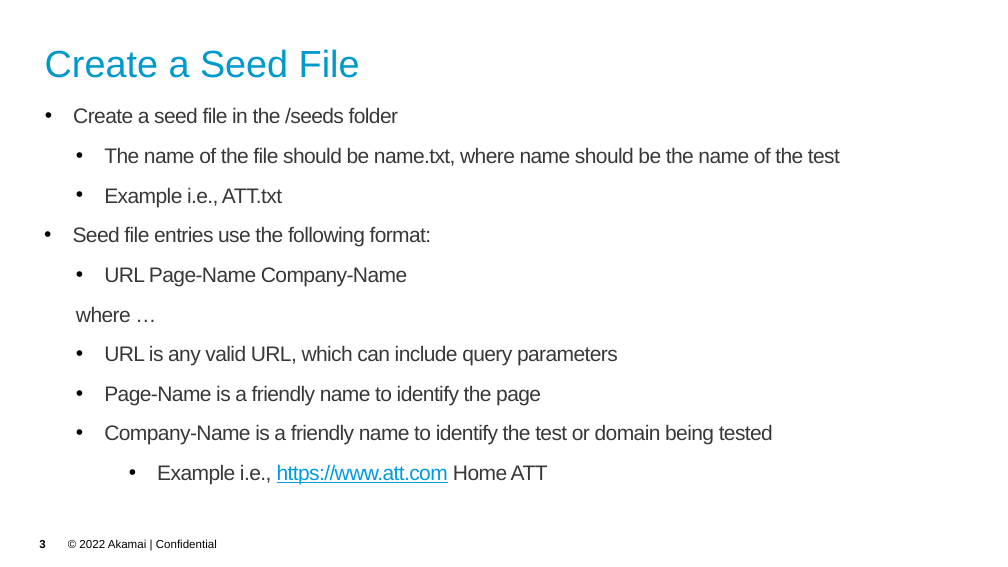
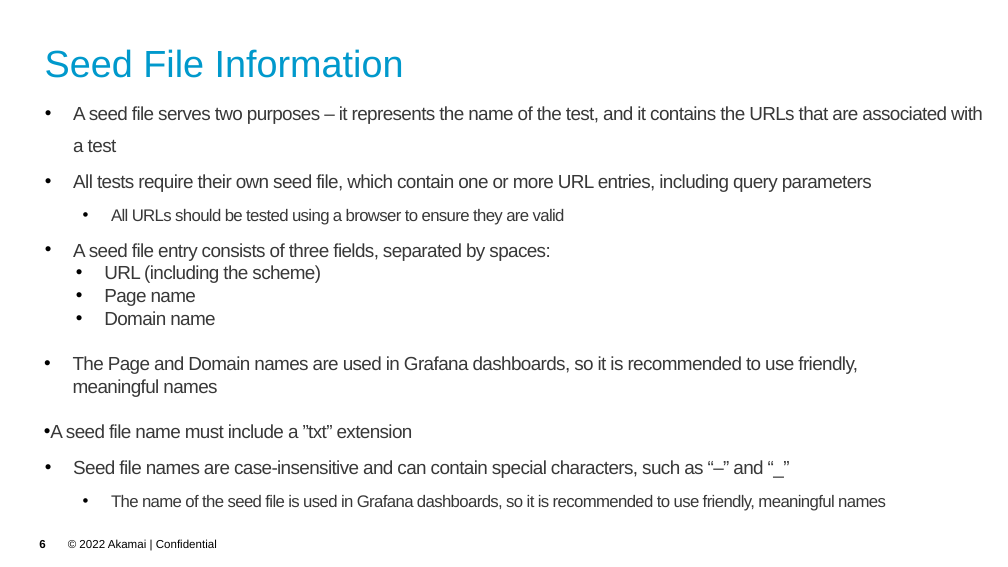
Before and after one commit to akamai-consulting/sitespeed, a slide deck: slide 6 of Info/Guide.pptx (slide 3 before the commit). Drawn at 1008x567 pixels with LibreOffice and Linux fonts; fonts in the diff are those of the drawing; background and template pictures are left out. Boxes give left, top, right and bottom in pixels: in the first picture for what was removed or moved away, otherwise in the second. Text is boxed around its words. In the diff, an @@ line names an element or a change of style, - is before the commit and + after.

```diff
--- a/Info/Guide.pptx
+++ b/Info/Guide.pptx
@@ title at [45, 49, 404, 78]: text changed @@
-Create a Seed File
+Seed File Information
@@ text at [44, 106, 983, 511]: text changed; size 20 to 18 pt @@
-• Create a seed file in the /seeds folder
-• The name of the file should be name.txt, where name should be the name of the test
-• Example i.e., ATT.txt
-• Seed file entries use the following format:
-• URL Page-Name Company-Name
-where …
-• URL is any valid URL, which can include query parameters
-• Page-Name is a friendly name to identify the page
-• Company-Name is a friendly name to identify the test or domain being tested
-• Example i.e., https://www.att.com Home ATT
+• A seed file serves two purposes – it represents the name of the test, and it contains the URLs that are associated with a test
+• All tests require their own seed file, which contain one or more URL entries, including query parameters
+  • All URLs should be tested using a browser to ensure they are valid
+• A seed file entry consists of three fields, separated by spaces:
+• URL (including the scheme)
+• Page name
+• Domain name
+• The Page and Domain names are used in Grafana dashboards, so it is recommended to use friendly,
+  meaningful names
+• A seed file name must include a ”txt” extension
+• Seed file names are case-insensitive and can contain special characters, such as “–” and “_”
+  • The name of the seed file is used in Grafana dashboards, so it is recommended to use friendly, meaningful names
```
Also in this commit, not shown: 6 other slides changed, 9 slides added, 1 other file.
